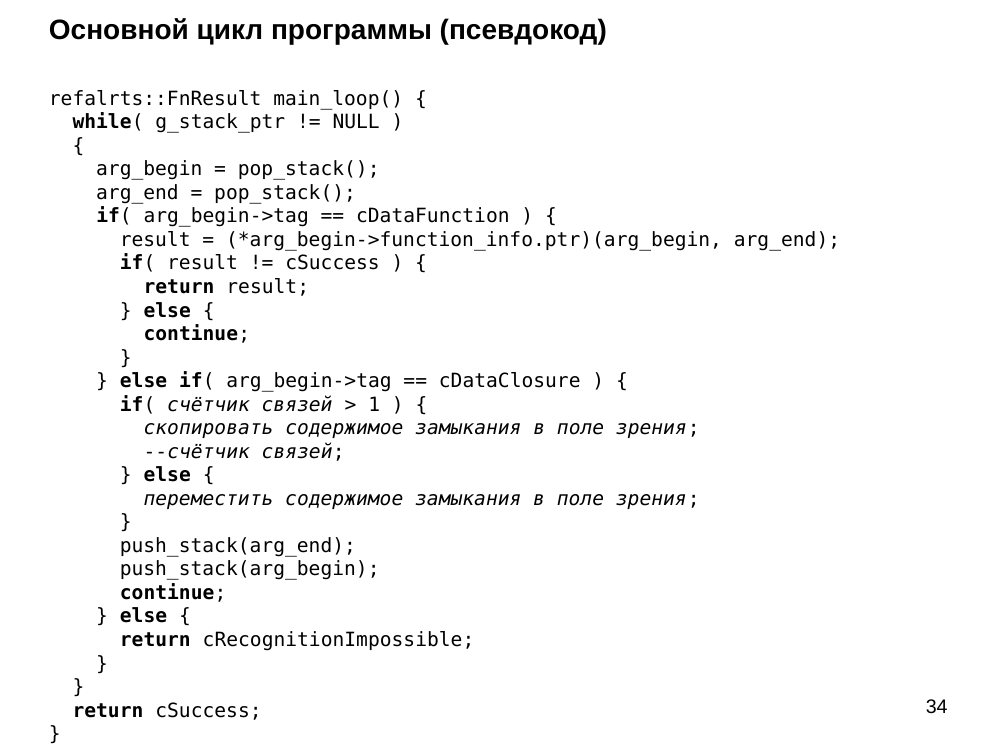
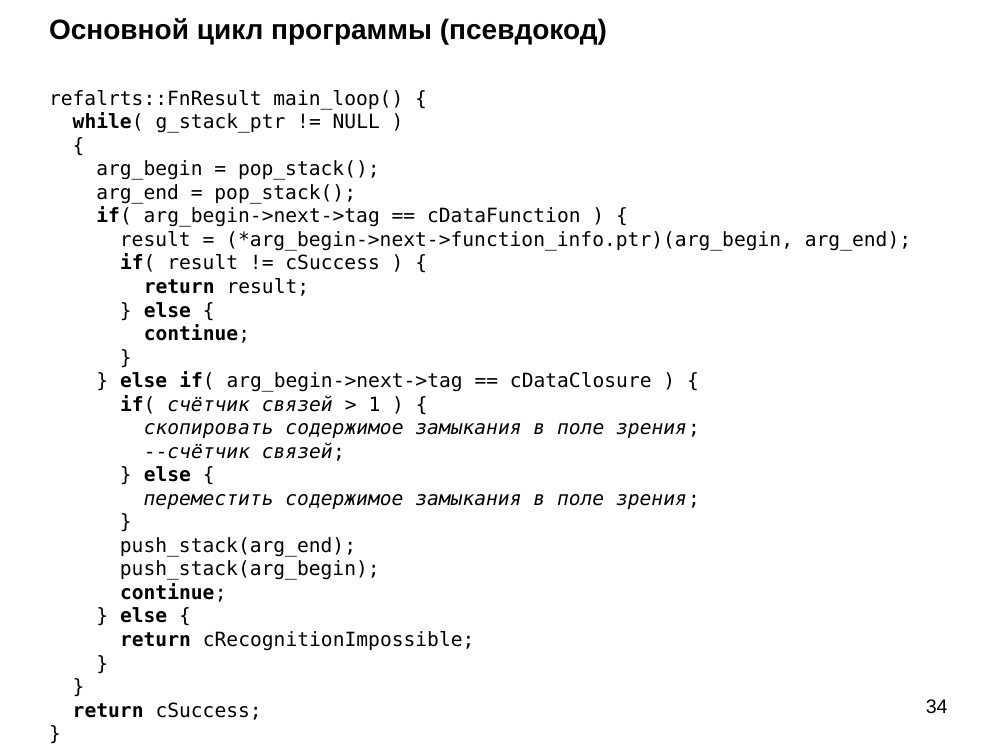
Before and after one commit to Mazdaywik/Refal-05, a slide deck: slide 34 of doc/Компилятор Простого Рефала.ppt. Drawn at 1008x756 pixels with LibreOffice and Linux fonts; fonts in the diff are those of the drawing. Boxes give left, top, right and bottom in pixels: in the first picture for what was removed or moved away, otherwise in the second. Text is boxed around its words. In the diff, an @@ line names an element or a change of style, - is before the commit and + after.

```diff
--- a/doc/Компилятор Простого Рефала.ppt
+++ b/doc/Компилятор Простого Рефала.ppt
@@ title at [49, 18, 911, 720]: text changed @@
-Основной цикл программы (псевдокод)
-refalrts::FnResult main_loop() {
-while( g_stack_ptr != NULL )
-{
-arg_begin = pop_stack();
-arg_end = pop_stack();
-if( arg_begin->tag == cDataFunction ) {
-result = (*arg_begin->function_info.ptr)(arg_begin, arg_end);
-if( result != cSuccess ) {
-return result;
-} else {
-continue;
-}
-} else if( arg_begin->tag == cDataClosure ) {
-if( счётчик связей > 1 ) {
-скопировать содержимое замыкания в поле зрения;
---счётчик связей;
-} else {
-переместить содержимое замыкания в поле зрения;
-}
-push_stack(arg_end);
-push_stack(arg_begin);
-continue;
-} else {
-return cRecognitionImpossible;
-}
-}
-return cSuccess;
-}
+Основной цикл программы (псевдокод)
+refalrts::FnResult main_loop() {
+while( g_stack_ptr != NULL )
+{
+arg_begin = pop_stack();
+arg_end = pop_stack();
+if( arg_begin->next->tag == cDataFunction ) {
+result = (*arg_begin->next->function_info.ptr)(arg_begin, arg_end);
+if( result != cSuccess ) {
+return result;
+} else {
+continue;
+}
+} else if( arg_begin->next->tag == cDataClosure ) {
+if( счётчик связей > 1 ) {
+скопировать содержимое замыкания в поле зрения;
+--счётчик связей;
+} else {
+переместить содержимое замыкания в поле зрения;
+}
+push_stack(arg_end);
+push_stack(arg_begin);
+continue;
+} else {
+return cRecognitionImpossible;
+}
+}
+return cSuccess;
+}
```
Also in this commit, not shown: 1 other file.
